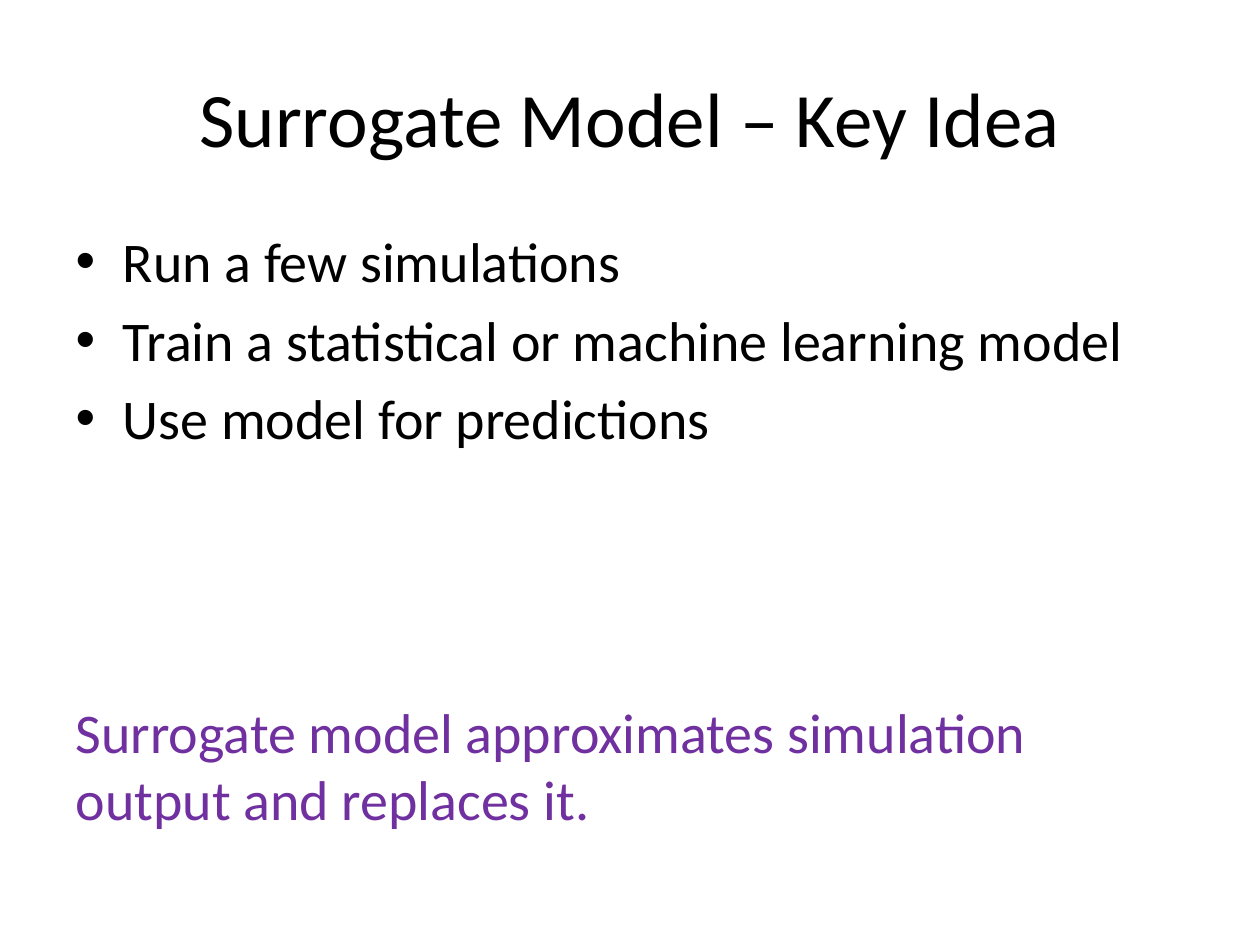
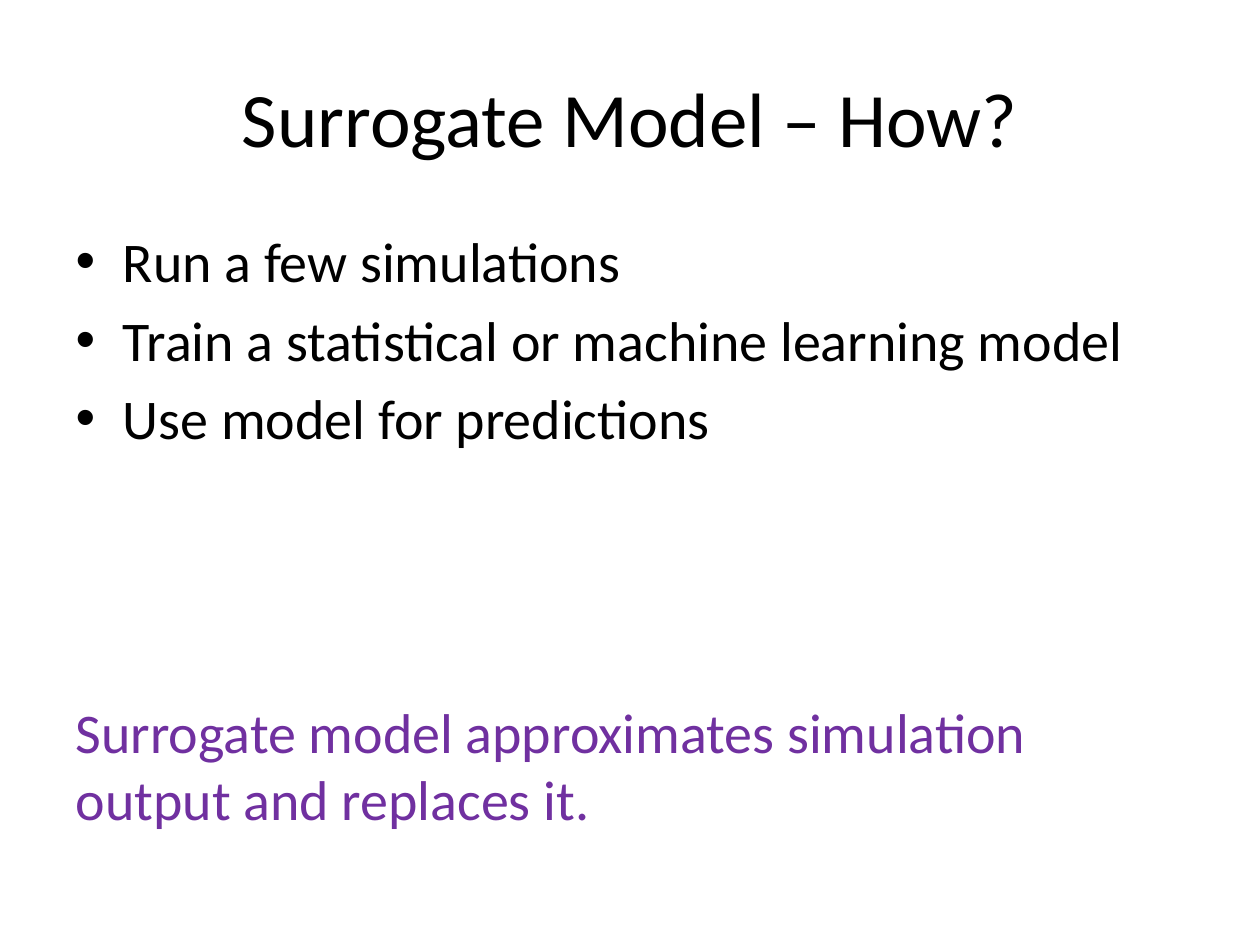
Before and after one commit to look4pritam/SurrogateModel, a slide deck: slide 8 of Presentations/SurrogateModel.pptx (slide 6 before the commit). Drawn at 1260x945 pixels with LibreOffice and Linux fonts; fonts in the diff are those of the drawing. Boxes give left, top, right and bottom in pixels: in the first picture for what was removed or moved away, otherwise in the second. Text is boxed around its words. In the diff, an @@ line names an element or a change of style, - is before the commit and + after.

```diff
--- a/Presentations/SurrogateModel.pptx
+++ b/Presentations/SurrogateModel.pptx
@@ title at [242,93,1017,161]: text changed @@
-Surrogate Model – Key Idea
+Surrogate Model – How?
```
Also in this commit, not shown: 6 other slides changed, 6 slides added.
